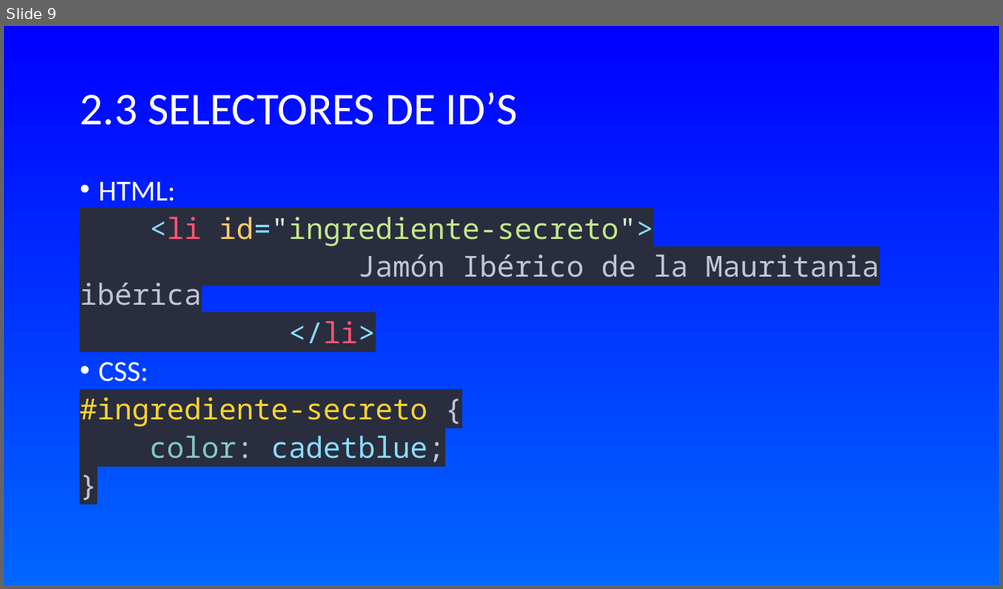
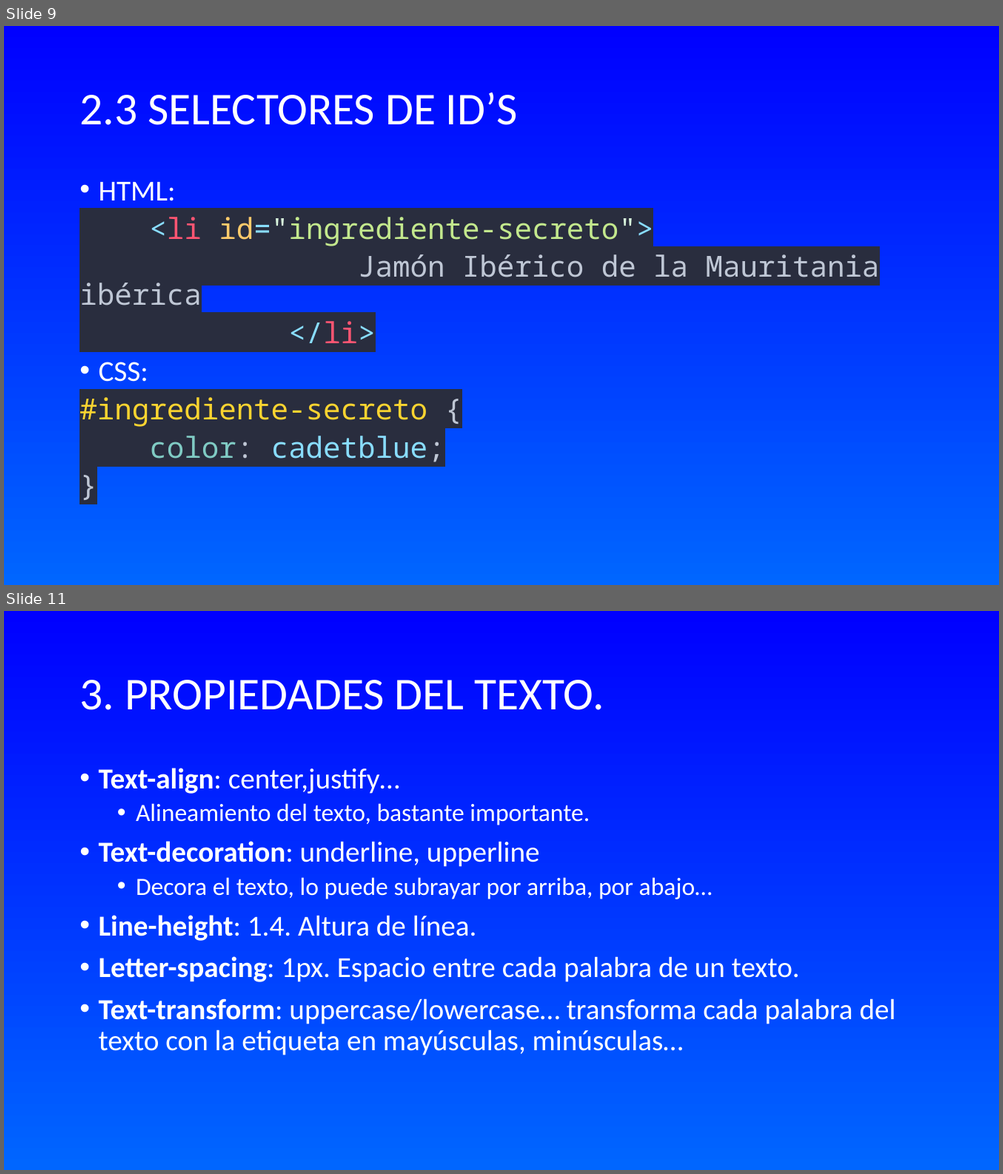
Before and after one commit to WalterDeRacagua/Curso-de-HTML-y-CSS, a slide deck: CSS/TEORÍA/INTRODUCCIÓN A CSS.odp. Shown one above the other, each under a label of ours: slide 9 before the commit, slides 9 and 11 after it; the slides between them are not shown. The pictures are 1003x589 and 1003x1174 pixels, drawn with LibreOffice and Linux fonts; fonts in the diff are those of the drawing. Boxes give left, top, right and bottom in pixels: in the first picture for what was removed or moved away, otherwise in the second. Text is boxed around its words. In the diff, an @@ line names an element or a change of style, - is before the commit and + after.

```diff
--- a/CSS/TEORÍA/INTRODUCCIÓN A CSS.odp
+++ b/CSS/TEORÍA/INTRODUCCIÓN A CSS.odp
@@ slide 11 added at [4,611,999,1170], background gradient #0000FF to #0066FF @@
@@ title added at [79,680,605,710], 44 pt, text #FFFFFF @@
+3. PROPIEDADES DEL TEXTO.
@@ text added at [99,768,896,1056], 28 pt, text #FFFFFF @@
+• Text-align: center,justify…
+  • Alineamiento del texto, bastante importante.
+• Text-decoration: underline, upperline
+  • Decora el texto, lo puede subrayar por arriba, por abajo…
+• Line-height: 1.4. Altura de línea.
+• Letter-spacing: 1px. Espacio entre cada palabra de un texto.
+• Text-transform: uppercase/lowercase… transforma cada palabra del texto con la etiqueta en mayúsculas, minúsculas…
```
Also in this commit, not shown: 1 slide changed, 14 other slides added.
